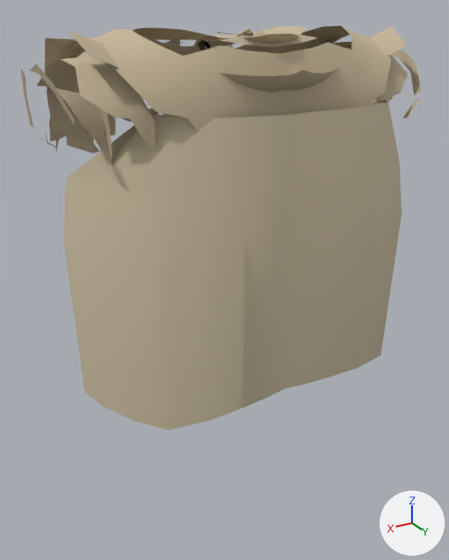
Two versions of the glTF model assets/models/outfits/wear/straw_mantle_ranger_male.gltf, one commit apart.
Before and after are seen from a 50 mm camera at (0.402, 0.711, 1.586) aimed at (0.029, 0.09, 1.275). The lights are fixed; the arrows at lower right show +X, +Y and +Z. The picture after the commit comes second. Vertices at exactly the same position are counted once.

Names of what the first picture shows: 'straw_mantle_ranger_male'.
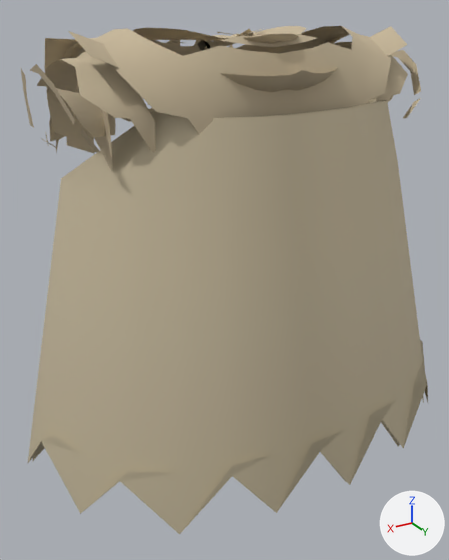
The change, as a list of edits to the scene's bpy script:
```text
Change me_straw_mantle_ranger_male:
    used by ob_straw_mantle_ranger_male; location = (0.0, 0.0, 0.0)
    remove me_straw_mantle_ranger_male.from_pydata(...)  # 1067 vertices, 1279 faces; spans x -0.237..0.237, y -0.12..0.2, z 1.158..1.571
    add me_straw_mantle_ranger_male.from_pydata(...)  # 1111 vertices, 1359 faces; spans x -0.292..0.292, y -0.12..0.288, z 1.072..1.571
    me_straw_mantle_ranger_male part 1: the loose piece of 90 vertices spanning x -0.22..0.22, y 0.053..0.2, z 1.158..1.491 is rebuilt with 112 vertices and now spans x -0.286..0.286, y 0.046..0.282, z 1.072..1.491
    me_straw_mantle_ranger_male part 2: the loose piece of 90 vertices spanning x -0.215..0.215, y 0.052..0.196, z 1.158..1.491 is rebuilt with 112 vertices and now spans x -0.292..0.292, y 0.046..0.288, z 1.072..1.491
```

Location of each change, (x1, y1, x2, y2) in pixels of the pictures (449 x 560 px):
'straw_mantle_ranger_male', reshaped (26% taller)
    before: (21, 26, 421, 430)
    after: (21, 26, 428, 534)
part 1 of me_straw_mantle_ranger_male, rebuilt (mostly hidden afterwards)
    before: (64, 100, 402, 430)
    after: (32, 98, 424, 482)
part 2 of me_straw_mantle_ranger_male, rebuilt (mostly hidden before)
    before: (152, 98, 383, 118)
    after: (28, 100, 428, 534)
